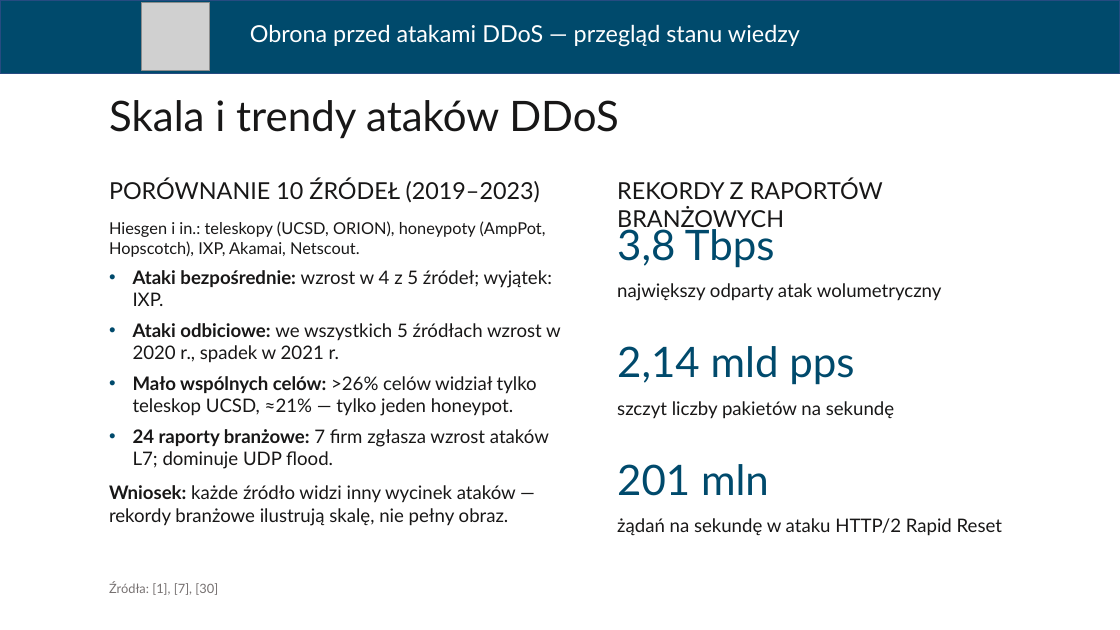
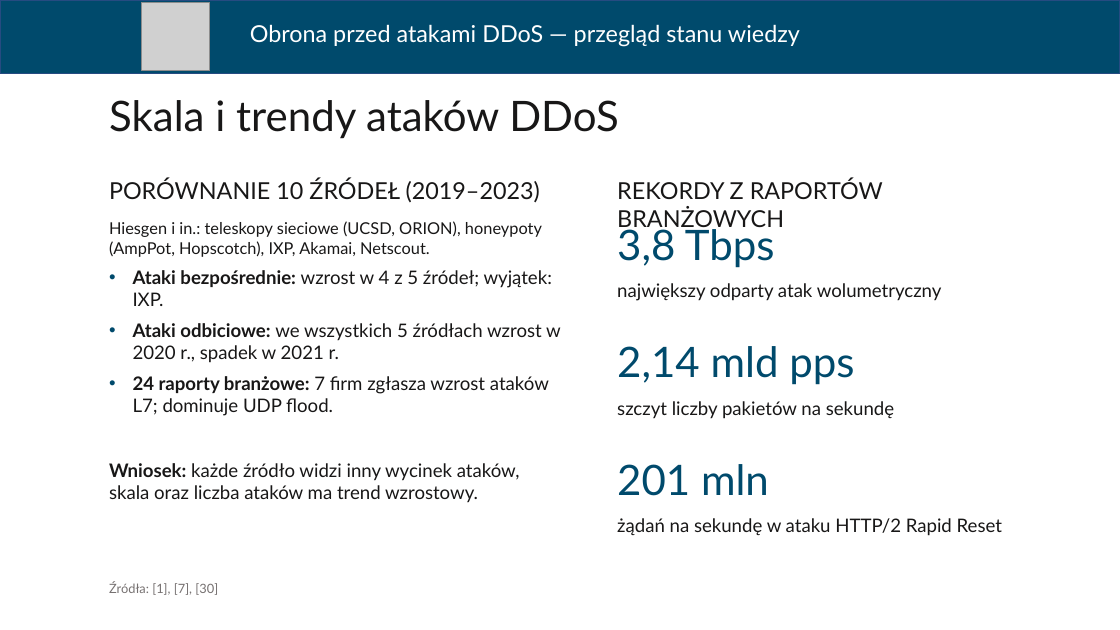
Before and after one commit to ArturBrogowicz/code, a slide deck: slide 4 of presentation/Prezentacja_WEiTI_PL.pptx (slide 3 before the commit). Drawn at 1120x630 pixels with LibreOffice and Linux fonts; fonts in the diff are those of the drawing; grey boxes stand for pictures. Boxes give left, top, right and bottom in pixels: in the first picture for what was removed or moved away, otherwise in the second. Text is boxed around its words. In the diff, an @@ line names an element or a change of style, - is before the commit and + after.

```diff
--- a/presentation/Prezentacja_WEiTI_PL.pptx
+++ b/presentation/Prezentacja_WEiTI_PL.pptx
@@ text at bbox=[109, 221, 542, 257]: text changed @@
-Hiesgen i in.: teleskopy (UCSD, ORION), honeypoty (AmpPot, Hopscotch), IXP, Akamai, Netscout.
+Hiesgen i in.: teleskopy sieciowe (UCSD, ORION), honeypoty (AmpPot, Hopscotch), IXP, Akamai, Netscout.
@@ text at bbox=[133, 376, 537, 416]: paragraph removed @@
-• Mało wspólnych celów: >26% celów widział tylko teleskop UCSD, ≈21% — tylko jeden honeypot.
@@ text at bbox=[109, 463, 520, 502]: text changed @@
-Wniosek: każde źródło widzi inny wycinek ataków — rekordy branżowe ilustrują skalę, nie pełny obraz.
+Wniosek: każde źródło widzi inny wycinek ataków, skala oraz liczba ataków ma trend wzrostowy.
```
Also in this commit, not shown: 10 other slides changed, 1 slide added, 1 slide removed.
